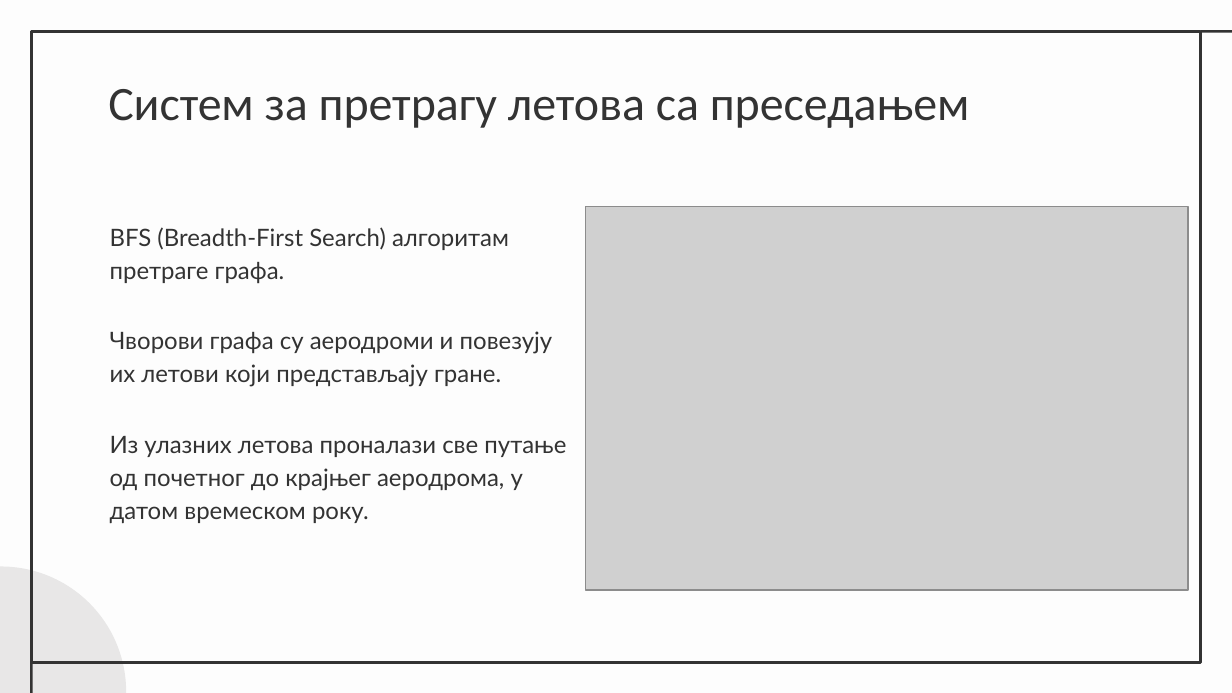
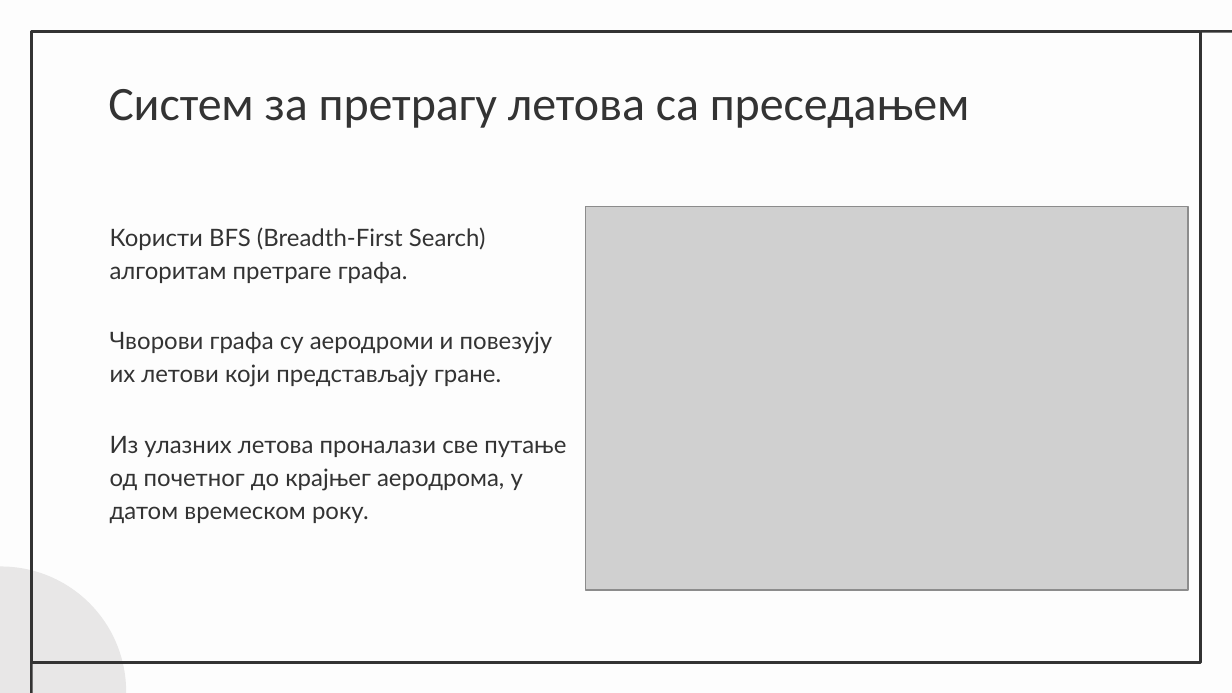
Before and after one commit to Bachelor-Thesis-RA-69-2020/thesis, a slide deck: slide 5 of Diplomski prezentacija.pptx. Drawn at 1232x693 pixels with LibreOffice and Linux fonts; fonts in the diff are those of the drawing; grey boxes stand for pictures. Boxes give left, top, right and bottom in pixels: in the first picture for what was removed or moved away, otherwise in the second. Text is boxed around its words. In the diff, an @@ line names an element or a change of style, - is before the commit and + after.

```diff
--- a/Diplomski prezentacija.pptx
+++ b/Diplomski prezentacija.pptx
@@ text at box(110, 227, 486, 283): text changed @@
-BFS (Breadth-First Search) алгоритам претраге графа.
+Користи BFS (Breadth-First Search) алгоритам претраге графа.
```
Also in this commit, not shown: 3 other files.
